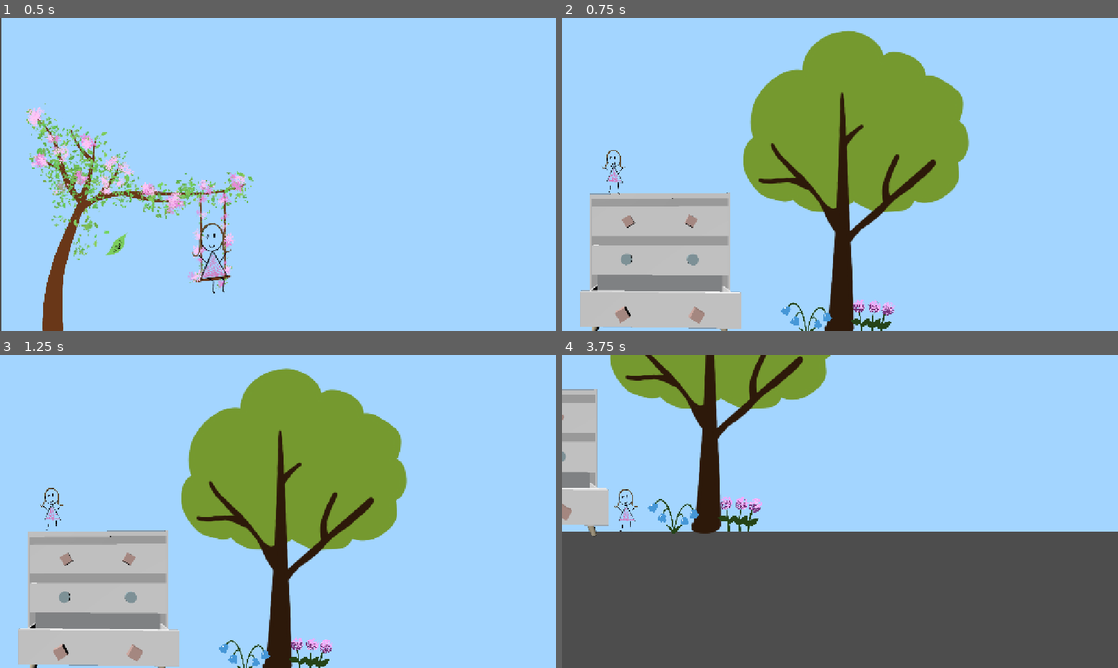
Above: before the commit, frames 1-4 (two rows, left to right).
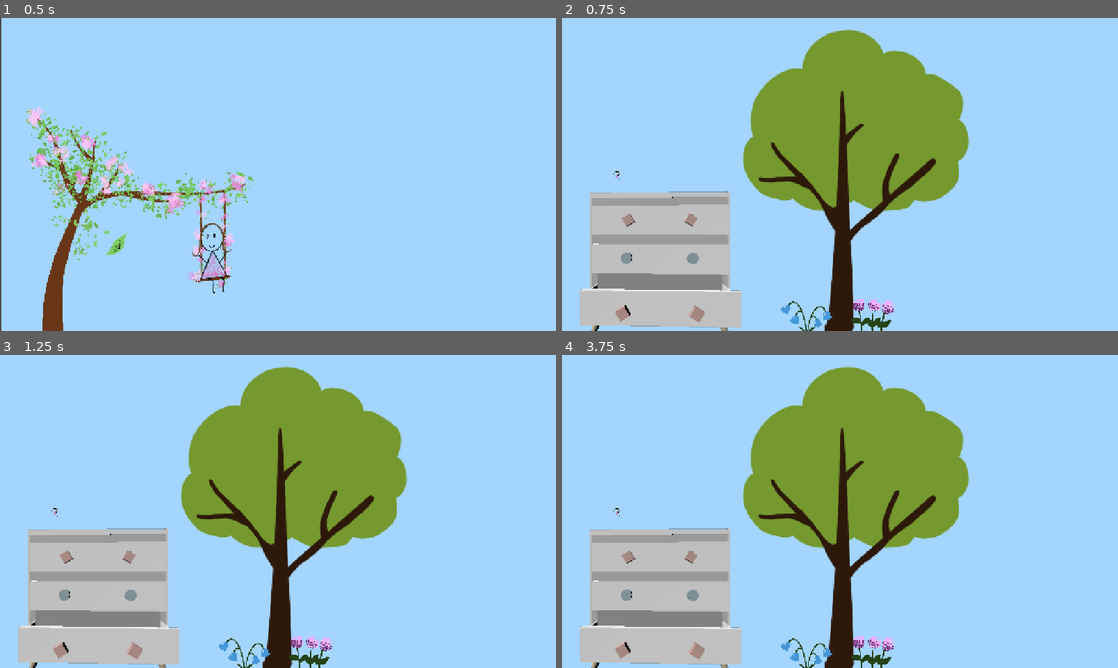
Above: after the commit, the same moments.

Repository: jillrylo/Drawing-Parkour
Game: Godot game, scene res://Scenes/StartScreen.tscn
Two runs of this game, one before a commit and one after it. Both use one fixed random seed, a clock stepped at 60 frames per second and the inputs below.
Inputs (mouse positions are in pixels of both pictures, inside the frame that each line leads up to):
- Up to frame 1 (0.5 s): no input
- Up to frame 2 (0.75 s): click (678, 246) at 0.5 s
- Up to frame 3 (1.25 s): no input
- Up to frame 4 (3.75 s): tap Enter (ui_accept) at 1.25, 1.52, 2.27 s; hold Right (ui_right) 1.28-2.78 s; hold Left (ui_left) 2.78-3.53 s; hold Right (ui_right) from 3.53 s (still down)

Frame 1 is identical in both runs. In frame 2, 2.7% of the frame differs, in the area x 3-74%, y 3-100%; in frame 3, 3.9%; in frame 4, 71%, in the area x 0-100%, y 0-100%.
Error after the commit: Attempt to call function 'play' in base 'null instance' on a null instance. (res://Scripts/player.gd:26)

Commit message:
animations implemented

Diff:
--- a/first-godot-proj/Player/player.tscn
+++ b/first-godot-proj/Player/player.tscn
@@ -1,7 +1,15 @@
-[gd_scene load_steps=5 format=3 uid="uid://dupbj03k0vldf"]
+[gd_scene load_steps=13 format=3 uid="uid://dupbj03k0vldf"]
 
 [ext_resource type="Texture2D" uid="uid://cvxuk8wl2fxp" path="res://Player/Girl_player_1.png" id="1_4flbx"]
 [ext_resource type="Script" uid="uid://dp10ltjbirfsx" path="res://Scripts/player.gd" id="1_onrkg"]
+[ext_resource type="Texture2D" uid="uid://dlu4upttx7g3c" path="res://Assets/walk cycle/walk 1.png" id="3_x3vf3"]
+[ext_resource type="Texture2D" uid="uid://dj378odw6gxbt" path="res://Assets/walk cycle/walk 2.png" id="4_apopc"]
+[ext_resource type="Texture2D" uid="uid://bnn70e2tmo246" path="res://Assets/walk cycle/Walk 3.png" id="5_5htga"]
+[ext_resource type="Texture2D" uid="uid://8wkmov3o2gha" path="res://Assets/walk cycle/Walk 4.png" id="6_p5o4e"]
+[ext_resource type="Texture2D" uid="uid://bj2dw8bfdalue" path="res://Assets/walk cycle/Walk 5.png" id="7_gu6f8"]
+[ext_resource type="Texture2D" uid="uid://cyq5tf4m86si4" path="res://Assets/walk cycle/Walk 6.png" id="8_dkpta"]
+[ext_resource type="Texture2D" uid="uid://bw0p8qmcoa1cm" path="res://Assets/walk cycle/Walk 7.png" id="9_lfmf2"]
+[ext_resource type="Texture2D" uid="uid://cogm1nolrrevq" path="res://Assets/walk cycle/Walk 8.png" id="10_pisgm"]
 
 [sub_resource type="SpriteFrames" id="SpriteFrames_my0ql"]
 animations = [{
@@ -11,6 +19,35 @@
 }],
 "loop": true,
 "name": &"idle",
+"speed": 5.0
+}, {
+"frames": [{
+"duration": 1.0,
+"texture": ExtResource("3_x3vf3")
+}, {
+"duration": 1.0,
+"texture": ExtResource("4_apopc")
+}, {
+"duration": 1.0,
+"texture": ExtResource("5_5htga")
+}, {
+"duration": 1.0,
+"texture": ExtResource("6_p5o4e")
+}, {
+"duration": 1.0,
+"texture": ExtResource("7_gu6f8")
+}, {
+"duration": 1.0,
+"texture": ExtResource("8_dkpta")
+}, {
+"duration": 1.0,
+"texture": ExtResource("9_lfmf2")
+}, {
+"duration": 1.0,
+"texture": ExtResource("10_pisgm")
+}],
+"loop": true,
+"name": &"walk",
 "speed": 5.0
 }]
 
@@ -27,7 +64,7 @@
 position = Vector2(4.0000043, -12.951233)
 scale = Vector2(0.086585365, 0.08658537)
 sprite_frames = SubResource("SpriteFrames_my0ql")
-animation = &"idle"
+animation = &"walk"
 
 [node name="CollisionShape2D" type="CollisionShape2D" parent="."]
 shape = SubResource("CapsuleShape2D_4lxus")
--- a/first-godot-proj/Scripts/player.gd
+++ b/first-godot-proj/Scripts/player.gd
@@ -22,4 +22,10 @@
 	else:
 		velocity.x = move_toward(velocity.x, 0, SPEED)
 
+	if velocity.length() == 0:
+		$AnimationPlayer.play("idle")
+	else:
+		$AnimationPlayer.play("walk")
+
+
 	move_and_slide()
